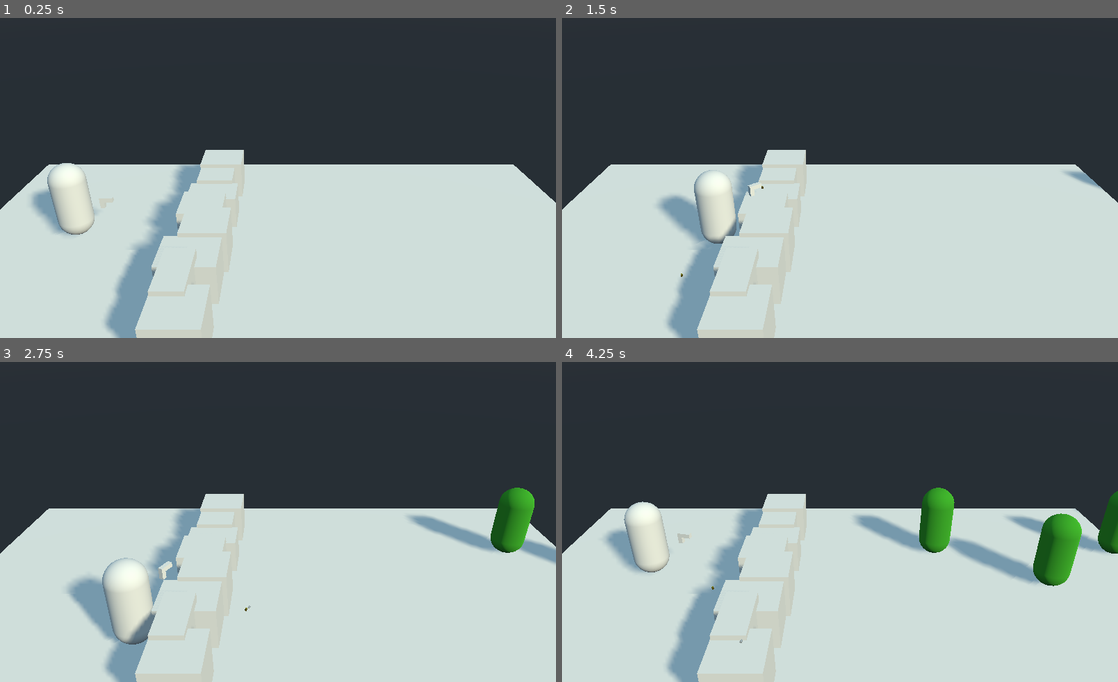
Above: before the commit, frames 1-4 (two rows, left to right).
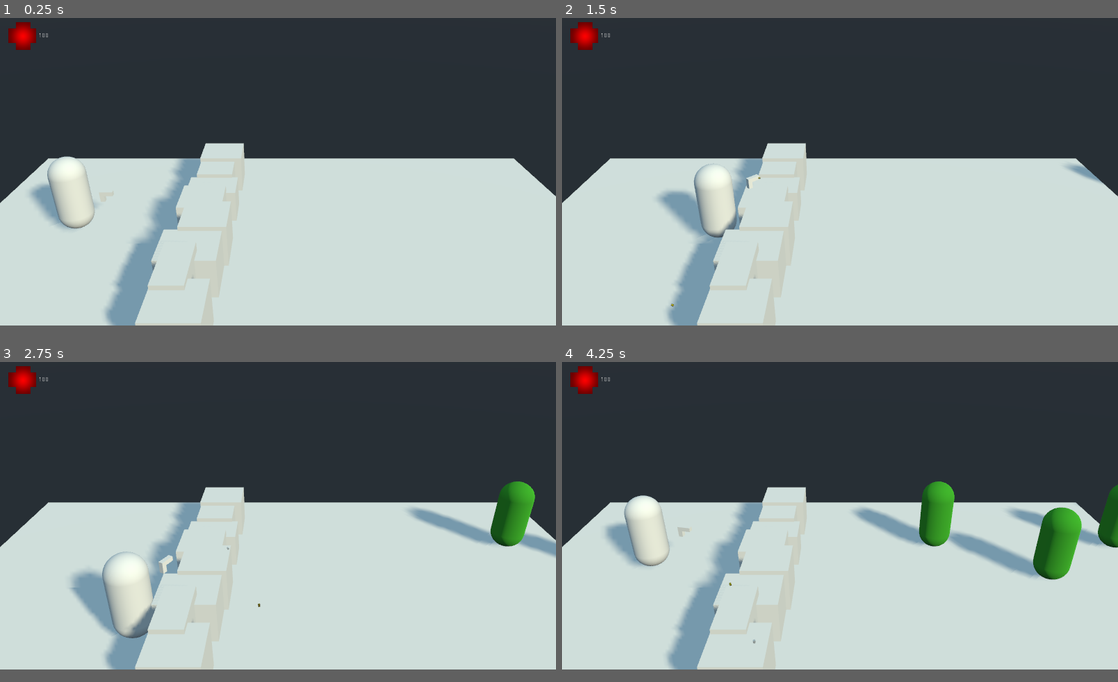
Above: after the commit, the same moments.

Repository: BFrizzleFoShizzle/UntitledZombieGame
Game: Godot game, scene res://World.tscn
Same seed, same stepped clock (60 frames per second), same inputs: the game is played once before the commit and once after it.
Inputs (mouse positions are in pixels of both pictures, inside the frame that each line leads up to):
- Up to frame 1 (0.25 s): no input
- Up to frame 2 (1.5 s): tap Enter at 0.5 s; move the mouse to (962, 158) at 0.52 s; hold Right (ui_right) 0.53-1.28 s; click (962, 158) at 0.67 s; move the mouse to (728, 190) at 1.27 s; hold Down (ui_down) from 1.28 s (still down); click (728, 190) at 1.42 s
- Up to frame 3 (2.75 s): move the mouse to (333, 448) at 2.02 s; release Down (ui_down) at 2.03 s; hold Right (ui_right) from 2.03 s (still down); click (333, 448) at 2.17 s
- Up to frame 4 (4.25 s): move the mouse to (812, 586) at 2.77 s; release Right (ui_right) at 2.78 s; hold Up (ui_up) 2.78-3.53 s; click (812, 586) at 2.92 s; move the mouse to (1006, 566) at 3.52 s; hold Left (ui_left) from 3.53 s (still down); click (1006, 566) at 3.67 s
The window is 800x468 before the commit and 800x450 after it. Grey fills any space a smaller window leaves; there, only what the larger window draws over its background counts as a difference.

The runs differ from the first frame. In frame 1, 4.2% of the frame differs, in the area x 0-100%, y 1-100%; in frame 2, 4.3%; in frame 3, 5.6%; in frame 4, 6.8%.

Commit message:
Improved casings + started UI

Diff:
--- a/Casing.tscn
+++ b/Casing.tscn
@@ -22,6 +22,7 @@
 script = ExtResource( 1 )
 
 [node name="Mesh" type="MeshInstance" parent="."]
+transform = Transform( -4.37114e-08, -1, 0, 1, -4.37114e-08, 0, 0, 0, 1, 0, 0, 0 )
 mesh = SubResource( 1 )
 material/0 = SubResource( 2 )
 
--- a/Player.gd
+++ b/Player.gd
@@ -68,7 +68,8 @@
 				casingMoveDir += Vector3(0.0,1.0,0.0) * rand_range(-0.1, 0.1)
 				casingMoveDir += rayDir * rand_range(-0.1, 0.1)
 				casingMoveDir = casingMoveDir.normalized()
-				casing.add_force(rand_range(shellEjectForceMin, shellEjectForceMax) * casingMoveDir, Vector3(0,0,0))
+				var forceOrigin = Vector3(rand_range(-0.1,0.1), rand_range(-0.1,0.1), rand_range(-0.1,0.1))
+				casing.add_force(rand_range(shellEjectForceMin, shellEjectForceMax) * casingMoveDir, forceOrigin)
 
 				var rayEnd = rayOrigin + rayDir*20.0
 				var result = get_world().direct_space_state.intersect_ray(gunPos, rayEnd, [self])
--- a/World.tscn
+++ b/World.tscn
@@ -6,6 +6,7 @@
 [ext_resource path="res://main-2.wav" type="AudioStream" id=4]
 [ext_resource path="res://MusicLoop.gd" type="Script" id=5]
 [ext_resource path="res://RayDraw3D.gd" type="Script" id=6]
+[ext_resource path="res://Images/HP1.png" type="Texture" id=7]
 
 [sub_resource type="PhysicsMaterial" id=1]
 
@@ -46,6 +47,42 @@
 
 [node name="World" type="Spatial"]
 script = ExtResource( 3 )
+
+[node name="MarginContainer" type="MarginContainer" parent="."]
+anchor_right = 1.0
+anchor_bottom = 1.0
+margin_left = 20.0
+margin_top = 20.0
+margin_right = 20.0
+__meta__ = {
+"_edit_use_anchors_": false
+}
+
+[node name="HBoxContainer" type="HBoxContainer" parent="MarginContainer"]
+margin_right = 92.0
+margin_bottom = 64.0
+size_flags_horizontal = 0
+size_flags_vertical = 0
+
+[node name="HPTexture" type="TextureRect" parent="MarginContainer/HBoxContainer"]
+margin_right = 64.0
+margin_bottom = 64.0
+rect_min_size = Vector2( 64, 64 )
+size_flags_horizontal = 5
+size_flags_vertical = 5
+texture = ExtResource( 7 )
+expand = true
+stretch_mode = 5
+
+[node name="HealthText" type="Label" parent="MarginContainer/HBoxContainer"]
+margin_left = 68.0
+margin_top = 25.0
+margin_right = 92.0
+margin_bottom = 39.0
+size_flags_horizontal = 2
+size_flags_vertical = 6
+text = "100"
+valign = 1
 
 [node name="Camera" type="Camera" parent="."]
 transform = Transform( 1, 0, 0, 0, 0.890118, 0.455731, 0, -0.455731, 0.890118, -0.0990918, 6.10096, 8.68376 )
--- a/project.godot
+++ b/project.godot
@@ -13,6 +13,11 @@
 config/name="SWFG_Jam"
 run/main_scene="res://World.tscn"
 config/icon="res://icon.png"
+
+[display]
+
+window/size/width=1280
+window/size/height=720
 
 [input]
 
@@ -52,4 +57,5 @@
 [rendering]
 
 environment/default_clear_color=Color( 0.301961, 0.301961, 0.301961, 1 )
+quality/filters/msaa=1
 environment/default_environment="res://default_env.tres"
Binary file added: Images/HP1.png
Not shown, added: Images/HP1.png.import
Not shown: 1 places in World.tscn that only renumber resources
